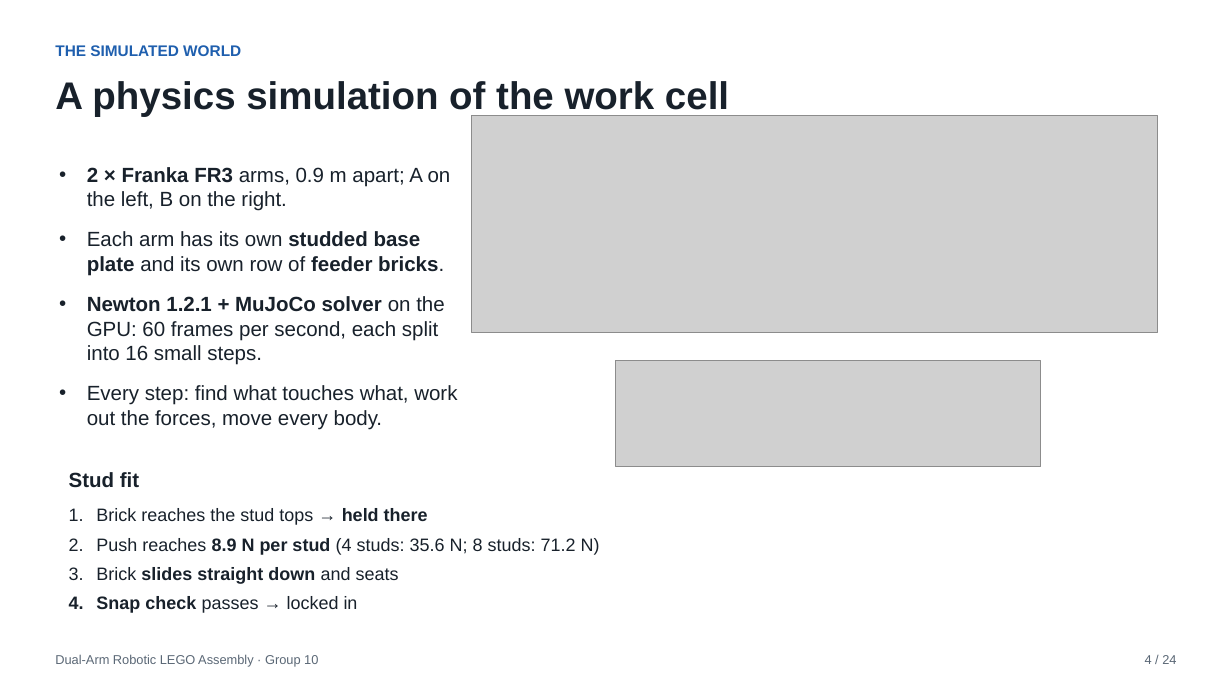
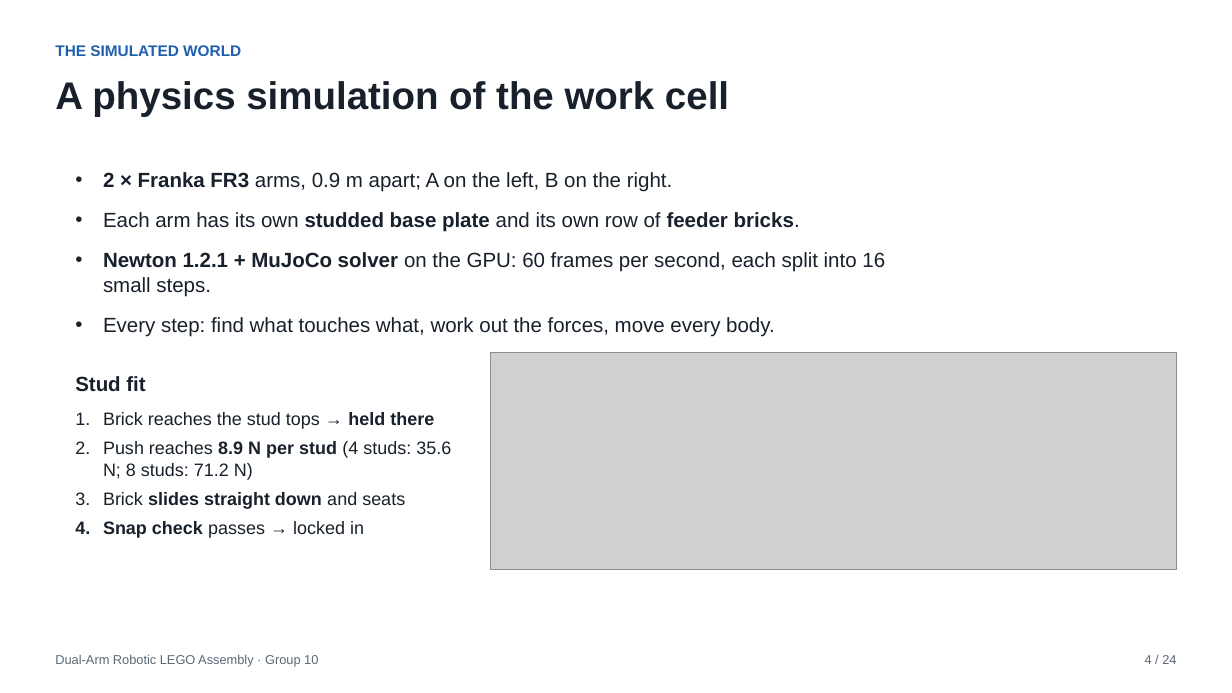
Before and after one commit to TH-Rishad/ISDN_Project-Robotic_LEGO_Assembly, a slide deck: slide 4 of final_report/powerpoint/presentation.pptx. Drawn at 1232x693 pixels with LibreOffice and Linux fonts; fonts in the diff are those of the drawing; grey boxes stand for pictures. Boxes give left, top, right and bottom in pixels: in the first picture for what was removed or moved away, otherwise in the second. Text is boxed around its words. In the diff, an @@ line names an element or a change of style, - is before the commit and + after.

```diff
--- a/final_report/powerpoint/presentation.pptx
+++ b/final_report/powerpoint/presentation.pptx
@@ text "2 × Franka FR3 arms, ..." rewrapped from (87,167,457,430) to (103,172,885,337) @@
@@ picture: place and size @@
-picture at (471,116,1158,333)
+picture at (490,353,1177,570)
@@ text "Stud fit": place and size @@
-text "Stud fit" at (69,472,139,488)
+text "Stud fit" at (75,376,145,392)
@@ picture removed at (616,360,1042,467) @@
@@ text "Brick reaches the stud tops ..." rewrapped from (96,508,600,613) to (103,412,451,538) @@
```
Also in this commit, not shown: 1 other slide changed, 2 other files.
